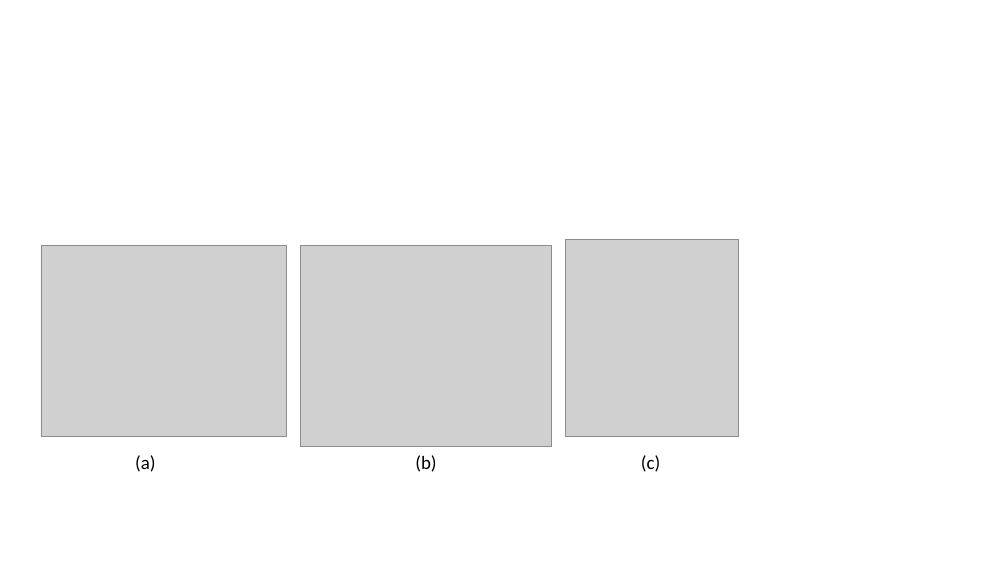
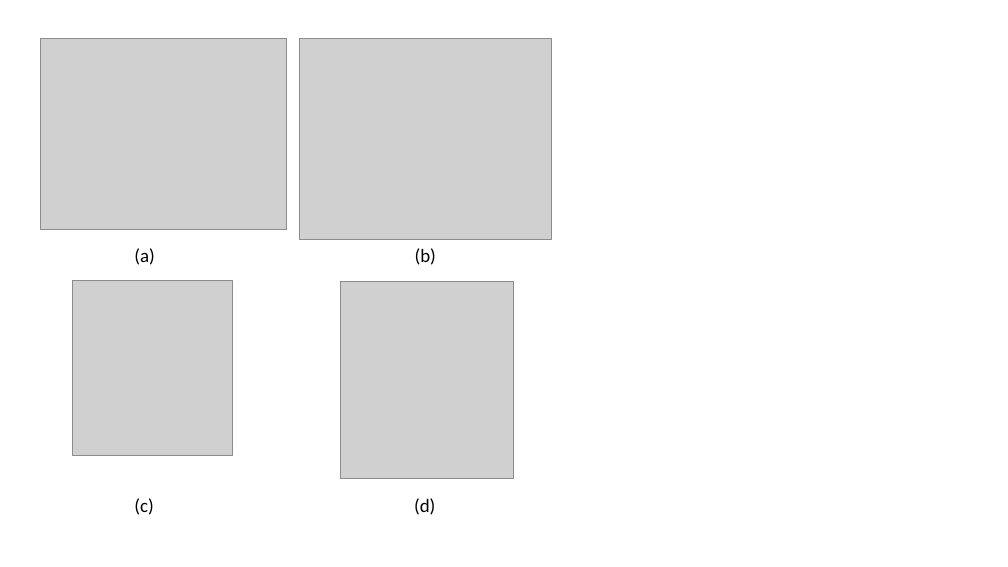
Before and after one commit to mlab-upenn/FnEDA, a slide deck: slide 1 of figs/automata.pptx. Drawn at 1008x567 pixels with LibreOffice and Linux fonts; fonts in the diff are those of the drawing; grey boxes stand for pictures. Boxes give left, top, right and bottom in pixels: in the first picture for what was removed or moved away, otherwise in the second. Text is boxed around its words. In the diff, an @@ line names an element or a change of style, - is before the commit and + after.

```diff
--- a/figs/automata.pptx
+++ b/figs/automata.pptx
@@ 2 pictures, 2 texts: place and size @@
-2 pictures, 2 texts at [41, 246, 552, 472]
+2 pictures, 2 texts at [40, 39, 551, 265]
@@ picture added at [73, 281, 232, 456] @@
@@ picture: place and size @@
-picture at [565, 240, 738, 437]
+picture at [341, 281, 514, 479]
@@ text "(c)": place and size @@
-text "(c)" at [641, 455, 660, 472]
+text "(c)" at [134, 498, 153, 515]
@@ text added at [414, 498, 435, 515], 18 pt, text #000000 @@
+(d)
```
Also in this commit, not shown: 14 other files.
